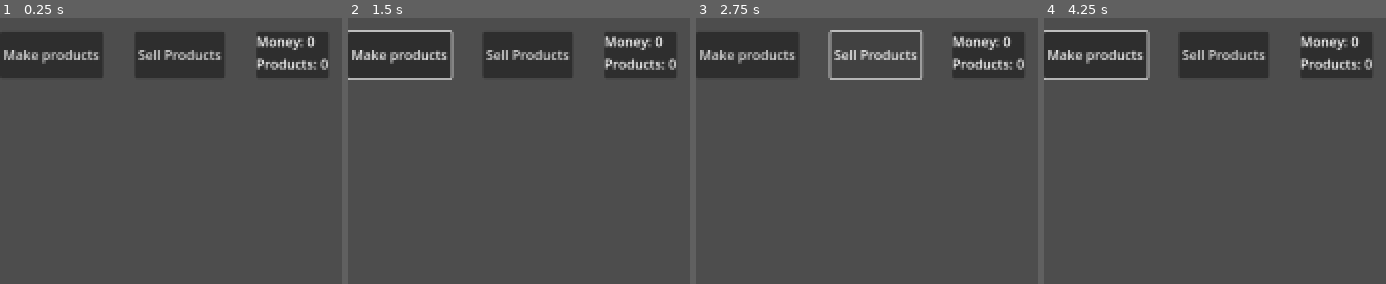
Above: before the commit, frames 1-4 (left to right).
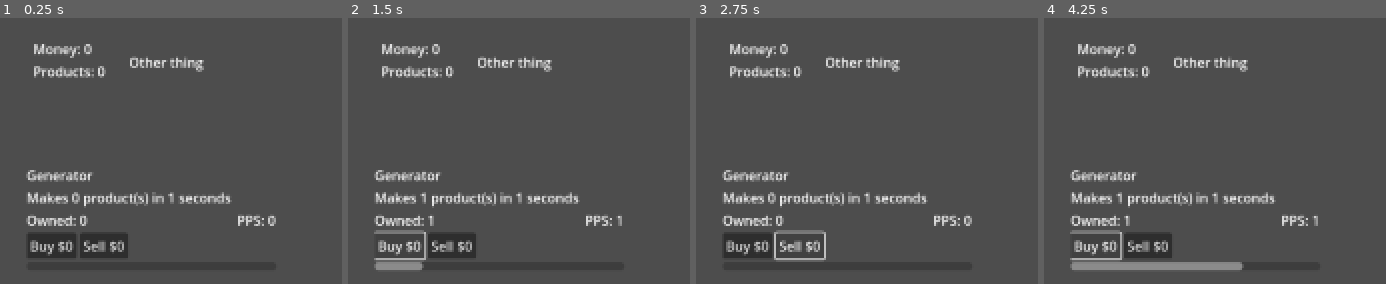
Above: after the commit, the same moments.

Repository: supereason333/10DGT-game
Game: Godot game, scene res://game/game.tscn
The game is run twice, just before and just after one commit, with the same random seed, the same clock (stepped at 60 frames per second) and the same inputs. This scene is started directly instead of the project's main scene.
Inputs (mouse positions are in pixels of both pictures, inside the frame that each line leads up to):
- Up to frame 1 (0.25 s): no input
- Up to frame 2 (1.5 s): click (399, 55) at 0.5 s, where only the run before the commit has a clickable "Make products"; click (399, 246) at 1.25 s, where only the run after the commit has a clickable "Buy $0"
- Up to frame 3 (2.75 s): click "Sell Products" (after the commit: "Sell $0") at 2 s
- Up to frame 4 (4.25 s): click (1095, 55) at 2.75 s, where only the run before the commit has a clickable "Make products"; click (1095, 246) at 3.5 s, where only the run after the commit has a clickable "Buy $0"

The runs differ from the first frame. In frame 1, 17% of the frame differs, in the area x 0-96%, y 5-91%; in frame 2, 18%; in frame 3, 14%; in frame 4, 19%, in the area x 0-96%, y 4-95%.

Commit message:
Added generator display

Diff:
--- /dev/null
+++ b/game/game.gd
@@ -0,0 +1,11 @@
+extends Control
+
+@onready var money_label := $TopBar/VBoxContainer/MoneyLabel
+@onready var product_label := $TopBar/VBoxContainer/ProductLabel
+
+func update_display():
+	money_label.text = "Money: " + str(GlobalValues.money)
+	product_label.text = "Products: " + str(GlobalValues.products)
+
+func _process(delta):
+	update_display()
--- a/game/game.tscn
+++ b/game/game.tscn
@@ -1,4 +1,7 @@
-[gd_scene format=3 uid="uid://27r2a465cbnx"]
+[gd_scene load_steps=3 format=3 uid="uid://27r2a465cbnx"]
+
+[ext_resource type="Script" path="res://game/game.gd" id="1_cglea"]
+[ext_resource type="PackedScene" uid="uid://b4ijfkqv0nkdk" path="res://game/generators/generator.tscn" id="2_7rkr1"]
 
 [node name="Game" type="Control"]
 layout_mode = 3
@@ -7,43 +10,45 @@
 anchor_bottom = 1.0
 grow_horizontal = 2
 grow_vertical = 2
+script = ExtResource("1_cglea")
 
 [node name="TopBar" type="HBoxContainer" parent="."]
 layout_mode = 2
-offset_top = 31.0
-offset_right = 499.0
-offset_bottom = 87.0
+offset_left = 40.0
+offset_top = 40.0
+offset_right = 539.0
+offset_bottom = 96.0
 
-[node name="WorkButton" type="Button" parent="TopBar"]
-layout_mode = 2
-text = "Make products"
-
-[node name="Spacer2" type="Control" parent="TopBar"]
-custom_minimum_size = Vector2(30, 2.08165e-12)
+[node name="VBoxContainer" type="VBoxContainer" parent="TopBar"]
 layout_mode = 2
 
-[node name="SellButton" type="Button" parent="TopBar"]
-layout_mode = 2
-text = "Sell Products"
-
-[node name="Spacer3" type="Control" parent="TopBar"]
-custom_minimum_size = Vector2(30, 2.08165e-12)
-layout_mode = 2
-
-[node name="DataPanels" type="PanelContainer" parent="TopBar"]
-layout_mode = 2
-
-[node name="VBoxContainer" type="VBoxContainer" parent="TopBar/DataPanels"]
-layout_mode = 2
-
-[node name="MoneyLabel" type="Label" parent="TopBar/DataPanels/VBoxContainer"]
+[node name="MoneyLabel" type="Label" parent="TopBar/VBoxContainer"]
 layout_mode = 2
 text = "Money: 0"
 
-[node name="ProductLabel" type="Label" parent="TopBar/DataPanels/VBoxContainer"]
+[node name="ProductLabel" type="Label" parent="TopBar/VBoxContainer"]
 layout_mode = 2
 text = "Products: 0"
 
-[node name="Spacer" type="Control" parent="TopBar"]
-custom_minimum_size = Vector2(100, 2.08165e-12)
+[node name="Control" type="Control" parent="TopBar"]
+custom_minimum_size = Vector2(20, 0)
 layout_mode = 2
+
+[node name="Label" type="Label" parent="TopBar"]
+layout_mode = 2
+text = "Other thing"
+
+[node name="GeneratorContainer" type="ScrollContainer" parent="."]
+layout_mode = 0
+offset_left = 32.0
+offset_top = 192.0
+offset_right = 340.0
+offset_bottom = 904.0
+horizontal_scroll_mode = 0
+
+[node name="VBoxContainer" type="VBoxContainer" parent="GeneratorContainer"]
+custom_minimum_size = Vector2(300, 0)
+layout_mode = 2
+
+[node name="Generator" parent="GeneratorContainer/VBoxContainer" instance=ExtResource("2_7rkr1")]
+layout_mode = 2
--- /dev/null
+++ b/game/generators/generator.gd
@@ -0,0 +1,49 @@
+extends VBoxContainer
+
+var gen := PassiveGenerator.new()
+@onready var timer := $GeneratorTimer
+@onready var progress_bar := $ProgressBar
+
+@onready var data_label := $DataLabel
+@onready var owned_label := $HBoxContainer2/OwnedLabel
+@onready var pps_label := $HBoxContainer2/PPSLabel
+
+func _ready():
+	gen.cost = 0
+	gen.produces = 1
+	gen.speed = 1
+	gen.amount = 0
+
+	update_display()
+
+	timer.wait_time = gen.speed
+	timer.stop()
+
+func _process(delta):
+	if gen.amount > 0:
+		progress_bar.value += 100 * gen.speed * delta
+
+func update_display():
+	owned_label.text = "Owned: " + str(gen.amount)
+	pps_label.text = "PPS: " + str(gen.produces * gen.amount / gen.speed)
+	data_label.text = "Makes " + str(gen.produces  * gen.amount) + " product(s) in " + str(gen.speed) + " seconds"
+
+# Node signals
+
+func _on_buy_button_pressed():
+	gen.amount += 1
+
+	update_display()
+
+	if gen.amount == 1:
+		timer.start()
+
+func _on_sell_button_pressed():
+	gen.amount -= 1
+
+	update_display()
+
+func _on_generator_timer_timeout():
+	progress_bar.value = 0
+
+	GlobalValues.products += gen.produces * gen.amount
--- /dev/null
+++ b/game/generators/generator.tscn
@@ -0,0 +1,58 @@
+[gd_scene load_steps=2 format=3 uid="uid://b4ijfkqv0nkdk"]
+
+[ext_resource type="Script" path="res://game/generators/generator.gd" id="1_2tgsg"]
+
+[node name="Generator" type="VBoxContainer"]
+anchors_preset = 15
+anchor_right = 1.0
+anchor_bottom = 1.0
+grow_horizontal = 2
+grow_vertical = 2
+alignment = 1
+script = ExtResource("1_2tgsg")
+
+[node name="NameLabel" type="Label" parent="."]
+layout_mode = 2
+text = "Generator"
+
+[node name="DataLabel" type="Label" parent="."]
+layout_mode = 2
+text = "Makes 1 product in 1 second"
+
+[node name="HBoxContainer2" type="HBoxContainer" parent="."]
+layout_mode = 2
+
+[node name="OwnedLabel" type="Label" parent="HBoxContainer2"]
+layout_mode = 2
+text = "Owned: 0"
+
+[node name="Spacer" type="Control" parent="HBoxContainer2"]
+layout_mode = 2
+size_flags_horizontal = 3
+
+[node name="PPSLabel" type="Label" parent="HBoxContainer2"]
+layout_mode = 2
+text = "PPS: 1"
+
+[node name="HBoxContainer" type="HBoxContainer" parent="."]
+layout_mode = 2
+
+[node name="BuyButton" type="Button" parent="HBoxContainer"]
+layout_mode = 2
+text = "Buy $0"
+
+[node name="SellButton" type="Button" parent="HBoxContainer"]
+layout_mode = 2
+text = "Sell $0"
+
+[node name="ProgressBar" type="ProgressBar" parent="."]
+custom_minimum_size = Vector2(0, 10)
+layout_mode = 2
+show_percentage = false
+
+[node name="GeneratorTimer" type="Timer" parent="."]
+autostart = true
+
+[connection signal="pressed" from="HBoxContainer/BuyButton" to="." method="_on_buy_button_pressed"]
+[connection signal="pressed" from="HBoxContainer/SellButton" to="." method="_on_sell_button_pressed"]
+[connection signal="timeout" from="GeneratorTimer" to="." method="_on_generator_timer_timeout"]
--- /dev/null
+++ b/game/generators/generatorClass.gd
@@ -0,0 +1,8 @@
+extends Resource
+class_name PassiveGenerator
+
+@export var amount:int			# How many do you own
+@export var cost:float			# how much one costs
+
+@export var produces:int	# how many products are made
+@export var speed:float			# speed of making product (s)
--- /dev/null
+++ b/game/global_values.gd
@@ -0,0 +1,8 @@
+extends Node
+
+var money := 0.0
+var products := 0.0:
+	set(value):
+		products = int(value)
+	get:
+		return products
--- a/project.godot
+++ b/project.godot
@@ -15,6 +15,10 @@
 config/features=PackedStringArray("4.1", "Mobile")
 config/icon="res://icon.svg"
 
+[autoload]
+
+GlobalValues="*res://game/global_values.gd"
+
 [display]
 
 window/size/viewport_width=1920
